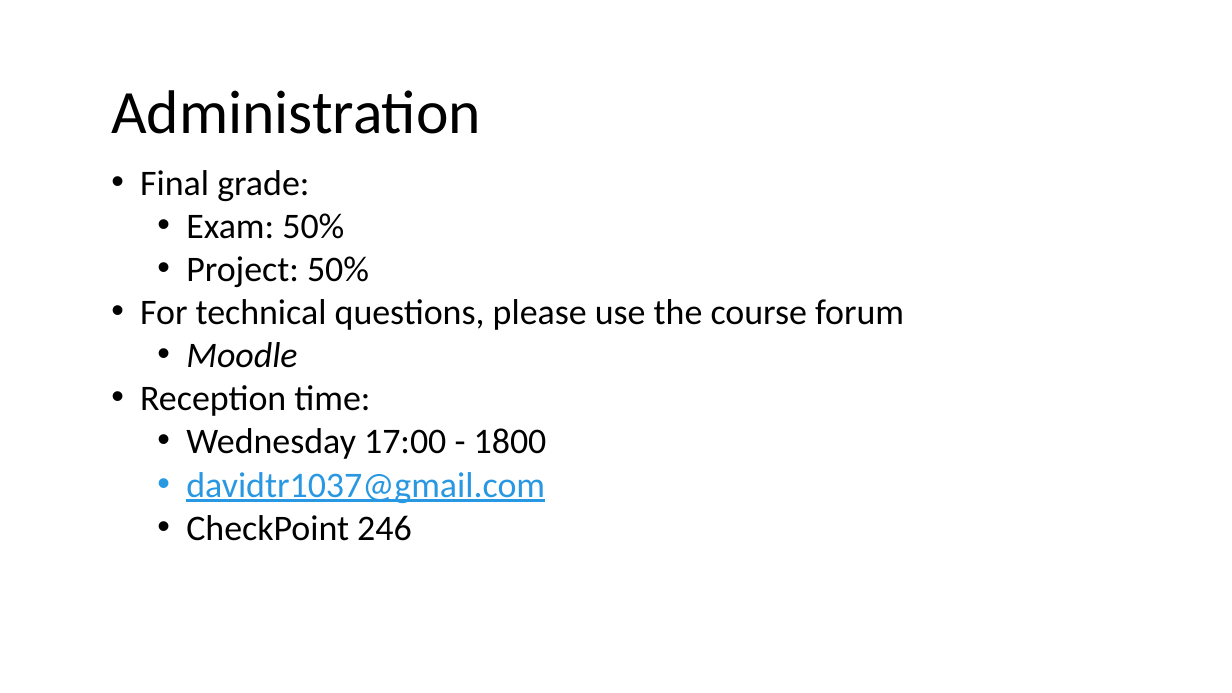
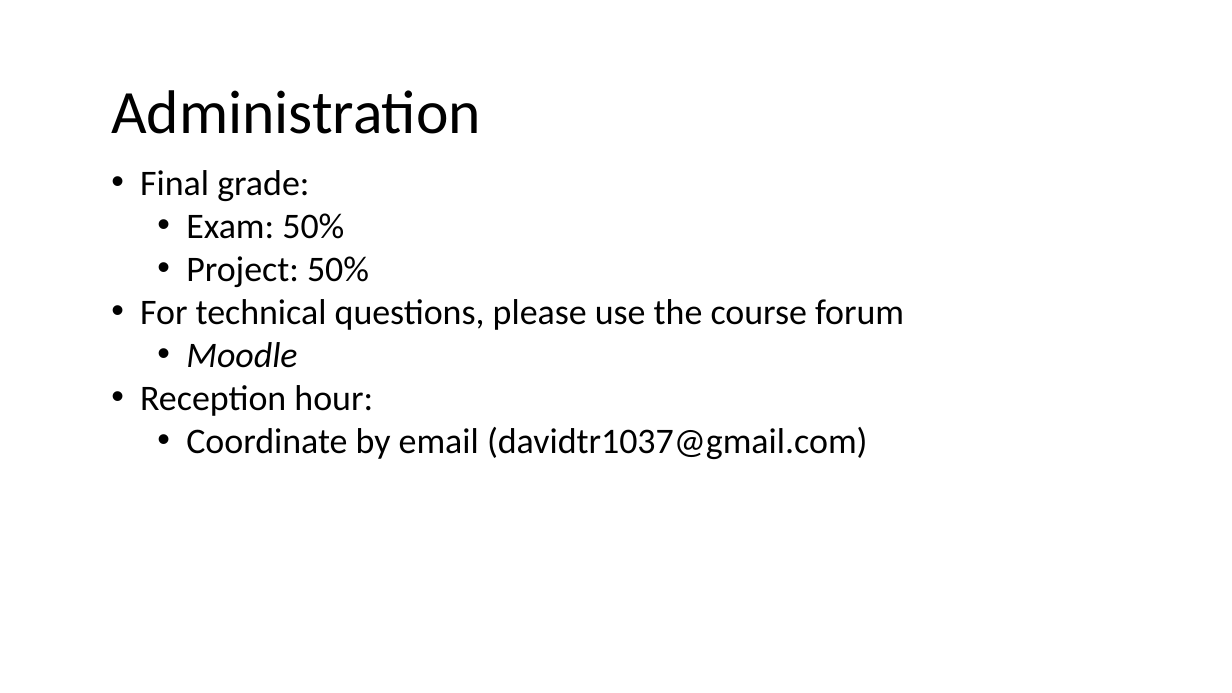
Before and after one commit to nivshani/compilation, a slide deck: slide 2 of new_slides/lexical_analysis.pptx. Drawn at 1232x693 pixels with LibreOffice and Linux fonts; fonts in the diff are those of the drawing. Boxes give left, top, right and bottom in pixels: in the first picture for what was removed or moved away, otherwise in the second. Text is boxed around its words. In the diff, an @@ line names an element or a change of style, - is before the commit and + after.

```diff
--- a/new_slides/lexical_analysis.pptx
+++ b/new_slides/lexical_analysis.pptx
@@ text at box(140, 385, 868, 459): text changed @@
-• Reception time:
-  • Wednesday 17:00 - 1800
-  • davidtr1037@gmail.com
-  • CheckPoint 246
+• Reception hour:
+  • Coordinate by email (davidtr1037@gmail.com)
```
Also in this commit, not shown: 8 other slides changed, 1 slide added, 1 other file.
